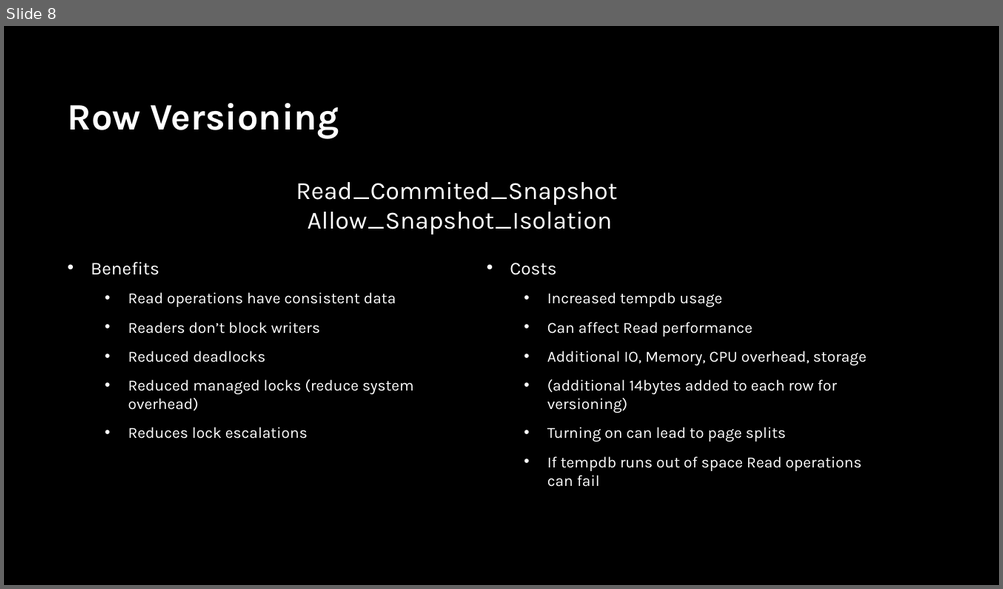
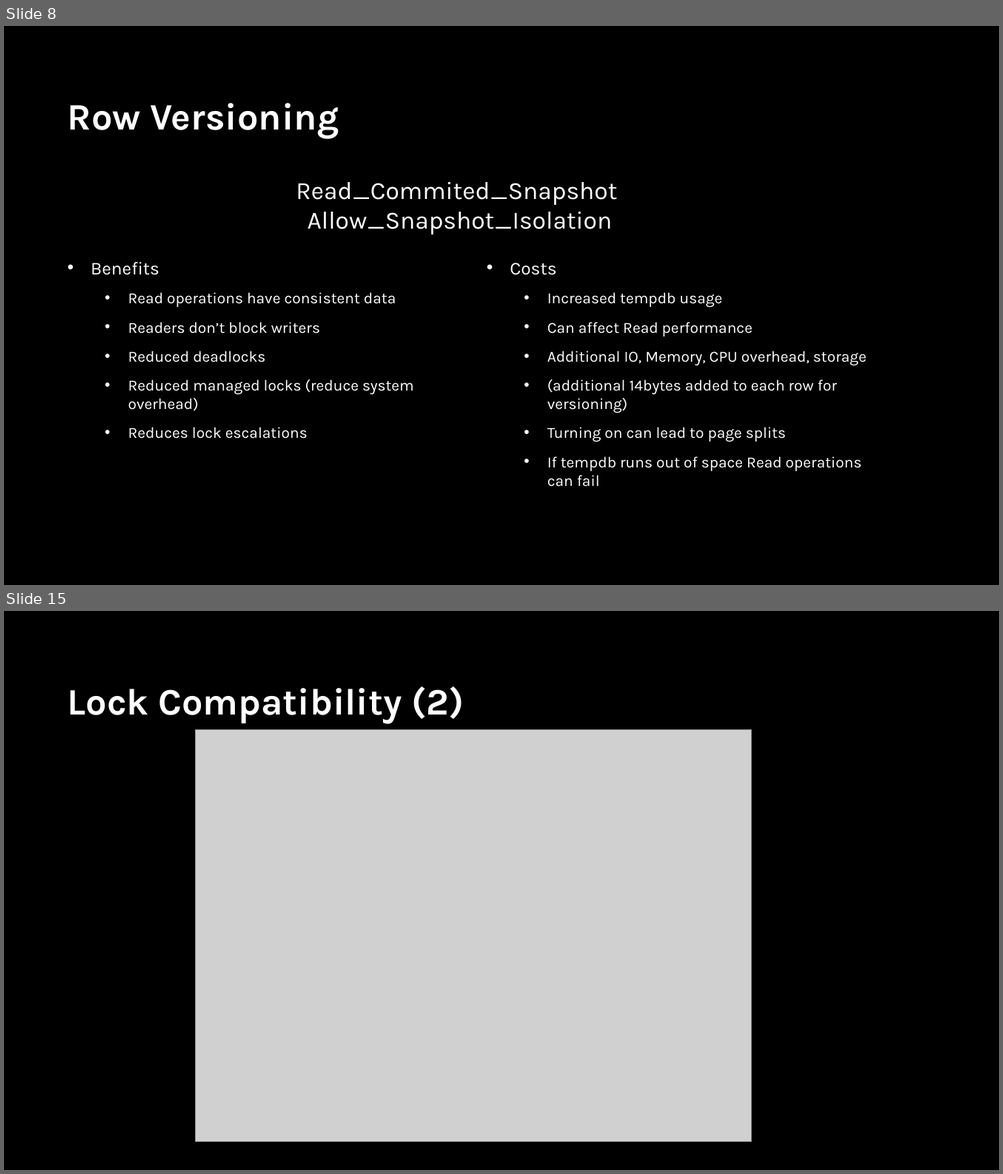
Before and after one commit to sabinio/SQLTraining, a slide deck: Slides/2.Locking.pptx. Shown one above the other, each under a label of ours: slide 8 before the commit, slides 8 and 15 after it; the slides between them are not shown. The pictures are 1003x589 and 1003x1174 pixels, drawn with LibreOffice and Linux fonts; fonts in the diff are those of the drawing; grey boxes stand for pictures; background and template pictures are left out. Boxes give left, top, right and bottom in pixels: in the first picture for what was removed or moved away, otherwise in the second. Text is boxed around its words. In the diff, an @@ line names an element or a change of style, - is before the commit and + after.

```diff
--- a/Slides/2.Locking.pptx
+++ b/Slides/2.Locking.pptx
@@ slide 15 added at bbox=[4, 611, 999, 1170], background picture (left out) @@
@@ title added at bbox=[68, 686, 464, 723], 36 pt, text #FFFFFF, bold @@
+Lock Compatibility (2)
@@ picture added at bbox=[196, 730, 751, 1142] @@
```
Also in this commit, not shown: 2 slides changed, 10 other slides added, 6 other files.
